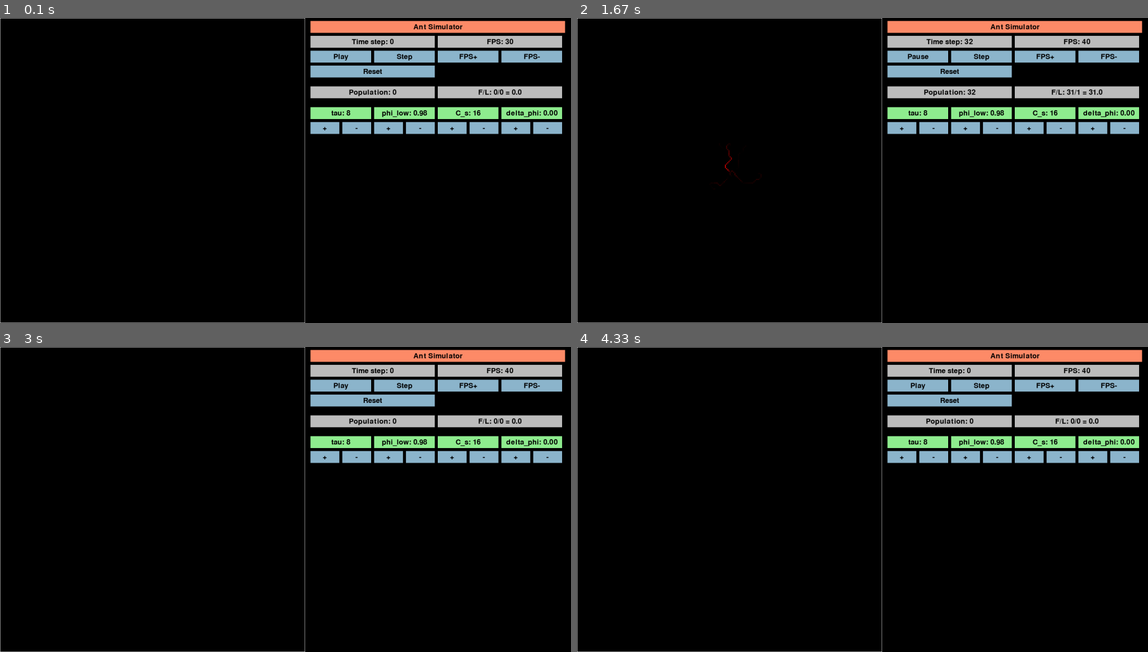
Above: before the commit, frames 1-4 (two rows, left to right).
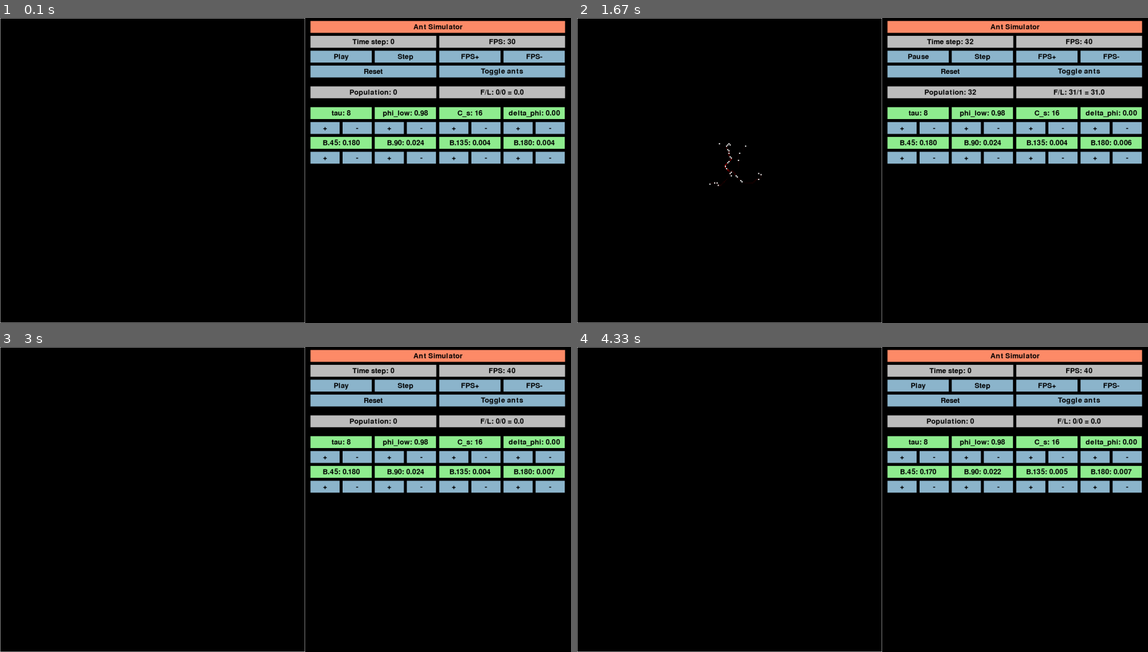
Above: after the commit, the same moments.

Repository: olincollege/scicomp-p1-ants-river
Game: pygame game, started from src/interface_pygame.py
Two runs of this game, one before a commit and one after it. Both use one fixed random seed, a clock stepped at 60 frames per second and the inputs below.
Inputs (mouse positions are in pixels of both pictures, inside the frame that each line leads up to):
- Up to frame 1 (0.1 s): no input
- Up to frame 2 (1.67 s): press the mouse at (1096, 158) at 0.37 s; move the mouse to (1039, 115) at 0.47 s; release the mouse at (988, 75) at 0.6 s; press the mouse at (919, 54) at 0.7 s; move the mouse to (793, 60) at 0.8 s; release the mouse at (674, 63) at 0.93 s; press the mouse at (1096, 158) at 1.03 s; move the mouse to (959, 170) at 1.13 s; release the mouse at (822, 182) at 1.27 s; press the mouse at (1045, 54) at 1.37 s; move the mouse to (1028, 54) at 1.47 s; release the mouse at (1010, 54) at 1.6 s
- Up to frame 3 (3 s): press the mouse at (451, 456) at 1.7 s; move the mouse to (468, 508) at 1.8 s; release the mouse at (485, 560) at 1.93 s; press the mouse at (371, 401) at 2.03 s; move the mouse to (359, 404) at 2.13 s; release the mouse at (348, 411) at 2.27 s; press the mouse at (519, 487) at 2.37 s; move the mouse to (314, 548) at 2.47 s; release the mouse at (114, 612) at 2.6 s; press the mouse at (485, 456) at 2.7 s; move the mouse to (376, 530) at 2.8 s; release the mouse at (262, 606) at 2.93 s
- Up to frame 4 (4.33 s): press the mouse at (999, 487) at 3.03 s; move the mouse to (970, 481) at 3.13 s; release the mouse at (942, 472) at 3.27 s; press the mouse at (931, 487) at 3.37 s; move the mouse to (902, 542) at 3.47 s; release the mouse at (868, 600) at 3.6 s; press the mouse at (1125, 456) at 3.7 s; move the mouse to (942, 426) at 3.8 s; release the mouse at (754, 392) at 3.93 s; press the mouse at (1028, 487) at 4.03 s; move the mouse to (1039, 490) at 4.13 s; release the mouse at (1045, 493) at 4.27 s

The runs differ from the first frame. In frame 1, 5.6% of the frame differs, in the area x 54-99%, y 5-48%; in frame 2, 5.7%, in the area x 23-99%, y 5-56%; in frame 3, 5.6%; in frame 4, 5.6%.

Commit message:
final(?) interface improvements

Diff:
--- a/main.py
+++ b/main.py
@@ -1,6 +1,4 @@
-def main():
-    print("Hello from scicomp-p1-ants!")
-
+from src.interface_pygame import main
 
 if __name__ == "__main__":
     main()
--- a/pyproject.toml
+++ b/pyproject.toml
@@ -1,7 +1,7 @@
 [project]
 name = "scicomp-p1-ants"
 version = "0.1.0"
-description = "Add your description here"
+description = "Ant simulation project for Scientific Computing SP26, seeking to replicate Watmough and Edelstein-Keshet, 1995."
 readme = "README.md"
 requires-python = ">=3.13"
 dependencies = [
--- a/src/interface_pygame.py
+++ b/src/interface_pygame.py
@@ -1,4 +1,4 @@
-import model
+import src.model as model
 
 import pygame
 from pygame._sdl2 import Window as sdlwindow
@@ -21,6 +21,9 @@
         screen.blit(text_surf, text_rect)
 
 class PygameButton(PygameLabel):
+    """
+    An extension of the label class that adds a callback/color change on click.
+    """
     def __init__(self, rect: pygame.Rect, text: str, callback: Callable, color_inactive = None, color_active = None, color_disabled = None, disabled = False, font = None):
         super().__init__(rect, text, color_inactive, font)
         self.callback = callback
@@ -30,7 +33,7 @@
         self.color = self.color_disabled if disabled else self.color_inactive
         self.disabled = disabled
 
-    def handle_event(self, event):
+    def handle_event(self, event: pygame.event.Event):
         if self.disabled:
             return
         if event.type == pygame.MOUSEBUTTONDOWN:
@@ -47,6 +50,47 @@
         else:
             self.color = self.color_inactive
 
+class ParamController():
+    """
+    Label, +, and - buttons for a single parameter.
+    """
+
+    def __init__(self, screen: pygame.Surface, world: model.AntWorld, x: float, y: float, param_name: str, setter: Callable, delta: float, initial_value: float, figs: int = 2):
+        self.screen = screen
+        self.param_name = param_name
+        self.setter = setter
+        self.delta = delta
+        self.value = initial_value
+        self.is_float = delta < 1
+        self.figs = figs
+
+        x_offset = screen.get_size()[1]//world.params.world_size * 256 + 20
+        x_end = screen.get_size()[0] - 10
+        x_width_4ths = (x_end - x_offset) / 4 - 10
+        x_width_8ths = (x_end - x_offset) / 8 - 10
+
+        label_string = f"{param_name}: {initial_value:.{self.figs}f}" if self.is_float else f"{param_name}: {int(initial_value)}"
+        self.label = PygameLabel(pygame.Rect(x, y, x_width_4ths, 40), label_string, color=pygame.Color('lightgreen'))
+        self.plus_button = PygameButton(pygame.Rect(x, y + 50, x_width_8ths, 40), "+", lambda: self.update_value(self.delta))
+        self.minus_button = PygameButton(pygame.Rect(x + (x_end - x_offset) / 8, y + 50, x_width_8ths, 40), "-", lambda: self.update_value(-self.delta))
+
+    def update_value(self, delta: float):
+        self.value = max(0, self.value + delta) # prevent negative values
+        self.setter(self.value)
+        if self.is_float:
+            self.label.text = f"{self.param_name}: {self.value:.{self.figs}f}"
+        else:
+            self.label.text = f"{self.param_name}: {int(self.value)}"
+
+    def draw(self):
+        self.label.draw(self.screen)
+        self.plus_button.draw(self.screen)
+        self.minus_button.draw(self.screen)
+
+    def handle_event(self, event: pygame.event.Event):
+        self.plus_button.handle_event(event)
+        self.minus_button.handle_event(event)
+
 class WorldControls:
     """
     Helper class to render the controls for the ant world.
@@ -57,29 +101,34 @@
         self.world = world
         self.buttons = []
         self.labels = []
+        self.param_controllers = []
         self.is_paused = True
         self.fps = 30
+        self.show_ants = True
 
         self.layout_gui()
 
     def layout_gui(self):
         self.labels = []
         self.buttons = []
+        self.param_controllers = []
+
         # the GUI layout gets a bit messy here
         # x_offset is the starting x value of the controls, to the right of the world visualization
         # x_end is the ending x value of the controls
         # there's a default padding of 20 pixels between controls
         # xs_4ths and x_width_4ths, etc. are helpers for 4/8 controls in a row
         x_offset = self.screen.get_size()[1]//self.world.params.world_size *256 + 20
-        x_end = self.screen.get_size()[0] - 20
+        x_end = self.screen.get_size()[0] - 10
+
+
         xs_4ths = [(x_end - x_offset) * i / 4 + x_offset for i in range(5)]
         x_width_4ths = (x_end - x_offset) / 4 - 10
         xs_8ths = [(x_end - x_offset) * i / 8 + x_offset for i in range(9)]
         x_width_8ths = (x_end - x_offset) / 8 - 10
 
-
         # Title
-        self.labels.append(PygameLabel(pygame.Rect(x_offset, 10, x_end - x_offset, 40), "Ant Simulator", color=pygame.Color('salmon1')))
+        self.labels.append(PygameLabel(pygame.Rect(x_offset, 10, x_end - x_offset - 10, 40), "Ant Simulator", color=pygame.Color('salmon1')))
 
         # World status
         self.ts_label = PygameLabel(pygame.Rect(x_offset, 60, (x_end - x_offset) / 2 - 10, 40), f"Time step: {self.world.timestep}", color=pygame.Color('gray'))
@@ -98,6 +147,8 @@
         self.buttons.append(self.fps_down_button)
         self.reset_button = PygameButton(pygame.Rect(x_offset, 160, (x_end - x_offset) / 2 - 10, 40), "Reset", self.reset_world)
         self.buttons.append(self.reset_button)
+        self.toggle_ants_button = PygameButton(pygame.Rect(xs_4ths[2], 160, (x_end - x_offset) / 2 - 10, 40), f"Toggle ants", lambda: setattr(self, 'show_ants', not self.show_ants))
+        self.buttons.append(self.toggle_ants_button)
 
         # metrics: Population, F/L
         metrics_y = 230
@@ -110,48 +161,31 @@
         self.labels.append(self.fl_label)
 
         # Parameter values and controls. tau, phi_low, C_s, delta_phi, and turning kernel.
+        # There's an argument for making this less repetitve but :shrug:
         param_y = 300
-        self.tau_label = PygameLabel(pygame.Rect(x_offset, param_y, x_width_4ths, 40), f"tau: {self.world.params.tau}", color=pygame.Color('lightgreen'))
-        self.labels.append(self.tau_label)
-        self.tau_plus_button = PygameButton(pygame.Rect(x_offset, param_y + 50, x_width_8ths, 40), "+", lambda: self.update_param('tau', 1))
-        self.buttons.append(self.tau_plus_button)
-        self.tau_minus_button = PygameButton(pygame.Rect(xs_8ths[1], param_y + 50, x_width_8ths, 40), "-", lambda: self.update_param('tau', -1))
-        self.buttons.append(self.tau_minus_button)
-        self.phi_low_label = PygameLabel(pygame.Rect(xs_8ths[2], param_y, x_width_4ths, 40), f"phi_low: {self.world.params.phi_low:.2f}", color=pygame.Color('lightgreen'))
-        self.labels.append(self.phi_low_label)
-        self.phi_low_plus_button = PygameButton(pygame.Rect(xs_8ths[2], param_y + 50, x_width_8ths, 40), "+", lambda: self.update_param('phi_low', 0.01))
-        self.buttons.append(self.phi_low_plus_button)
-        self.phi_low_minus_button = PygameButton(pygame.Rect(xs_8ths[3], param_y + 50, x_width_8ths, 40), "-", lambda: self.update_param('phi_low', -0.01))
-        self.buttons.append(self.phi_low_minus_button)
-        self.cs_label = PygameLabel(pygame.Rect(xs_8ths[4], param_y, x_width_4ths, 40), f"C_s: {self.world.params.C_s}", color=pygame.Color('lightgreen'))
-        self.labels.append(self.cs_label)
-        self.cs_plus_button = PygameButton(pygame.Rect(xs_8ths[4], param_y + 50, x_width_8ths, 40), "+", lambda: self.update_param('C_s', 1))
-        self.buttons.append(self.cs_plus_button)
-        self.cs_minus_button = PygameButton(pygame.Rect(xs_8ths[5], param_y + 50, x_width_8ths, 40), "-", lambda: self.update_param('C_s', -1))
-        self.buttons.append(self.cs_minus_button)
-        self.dphi_label = PygameLabel(pygame.Rect(xs_8ths[6], param_y, x_width_4ths, 40), f"delta_phi: {self.world.params.delta_phi:.2f}", color=pygame.Color('lightgreen'))
-        self.labels.append(self.dphi_label)
-        self.dphi_plus_button = PygameButton(pygame.Rect(xs_8ths[6], param_y + 50, x_width_8ths, 40), "+", lambda: self.update_param('delta_phi', 0.01))
-        self.buttons.append(self.dphi_plus_button)
-        self.dphi_minus_button = PygameButton(pygame.Rect(xs_8ths[7], param_y + 50, x_width_8ths, 40), "-", lambda: self.update_param('delta_phi', -0.01))
-        self.buttons.append(self.dphi_minus_button)
-
-    def update_param(self, param_name: str, delta: float):
-        labels = {
-            'tau': self.tau_label,
-            'phi_low': self.phi_low_label,
-            'C_s': self.cs_label,
-            'delta_phi': self.dphi_label
-        }
-        if hasattr(self.world.params, param_name):
-            current_value = getattr(self.world.params, param_name)
-            new_value = max(0, current_value + delta) # prevent negative values
-            setattr(self.world.params, param_name, new_value)
-            if param_name == 'delta_phi' or param_name == 'phi_low':
-                # ugly special case but what're you gonna do
-                labels[param_name].text = f"{param_name}: {new_value:.2f}"
-            else:
-                labels[param_name].text = f"{param_name}: {new_value}"
+        self.tau_pc = ParamController(self.screen, self.world, xs_8ths[0], param_y, 'tau', lambda val: setattr(self.world.params, 'tau', val), 1, self.world.params.tau)
+        self.param_controllers.append(self.tau_pc)
+        self.phi_low_pc = ParamController(self.screen, self.world, xs_8ths[2], param_y, 'phi_low', lambda val: setattr(self.world.params, 'phi_low', val), 0.01, self.world.params.phi_low)
+        self.param_controllers.append(self.phi_low_pc)
+        self.cs_pc = ParamController(self.screen, self.world, xs_8ths[4], param_y, 'C_s', lambda val: setattr(self.world.params, 'C_s', val), 1, self.world.params.C_s)
+        self.param_controllers.append(self.cs_pc)
+        self.dphi_pc = ParamController(self.screen, self.world, xs_8ths[6], param_y, 'delta_phi', lambda val: setattr(self.world.params, 'delta_phi', val), 0.01, self.world.params.delta_phi)
+        self.param_controllers.append(self.dphi_pc)
+
+        # Turning kernel controls
+        tk_param_y = param_y + 100
+        self.tk_45_pc = ParamController(self.screen, self.world, xs_8ths[0], tk_param_y, 'B.45', lambda val: self.set_B(45, val), 0.01, self.world.params.B[45], figs=3)
+        self.param_controllers.append(self.tk_45_pc)
+        self.tk_90_pc = ParamController(self.screen, self.world, xs_8ths[2], tk_param_y, 'B.90', lambda val: self.set_B(90, val), 0.001, self.world.params.B[90], figs=3)
+        self.param_controllers.append(self.tk_90_pc)
+        self.tk_135_pc = ParamController(self.screen, self.world, xs_8ths[4], tk_param_y, 'B.135', lambda val: self.set_B(135, val), 0.001, self.world.params.B[135], figs=3)
+        self.param_controllers.append(self.tk_135_pc)
+        self.tk_180_pc = ParamController(self.screen, self.world, xs_8ths[6], tk_param_y, 'B.180', lambda val: self.set_B(180, val), 0.001, self.world.params.B[180], figs=3)
+        self.param_controllers.append(self.tk_180_pc)
+
+    def set_B(self, angle: int, value: float):
+        self.world.params.B[angle] = value
+        self.world.params.B[-angle] = value
 
     def reset_world(self):
         self.world.reset()
@@ -185,7 +219,7 @@
             self.world.step()
 
     def draw(self):
-        # update labels
+        # update metric labels
         self.ts_label.text = f"Time step: {self.world.timestep}"
         self.pop_label.text = f"Population: {len(self.world.ants)}"
         ants_following = sum([ant.status == model.AntStatus.FOLLOWING for ant in self.world.ants])
@@ -198,10 +232,14 @@
             button.draw(self.screen)
         for label in self.labels:
             label.draw(self.screen)
-
-    def handle_event(self, event):
+        for pc in self.param_controllers:
+            pc.draw()
+
+    def handle_event(self, event: pygame.event.Event):
         for button in self.buttons:
             button.handle_event(event)
+        for pc in self.param_controllers:
+            pc.handle_event(event)
 
 
 class WorldRenderer:
@@ -219,8 +257,15 @@
             intensity = min(255, node.pheromone_level * 2)
             self.heatmap_surface.set_at((x, y), (intensity, 0, 0))
 
-    def draw(self):
+    def ants_to_pixels(self) -> None:
+        for ant in self.world.ants:
+            x, y = ant.current_node.position
+            self.heatmap_surface.set_at((x, y), (255, 255, 255))
+
+    def draw(self, show_ants = True):
         self.lattice_to_pixels()
+        if show_ants:
+            self.ants_to_pixels()
         pygame.draw.rect(self.screen, (255, 255, 255), (0, 0, self.world.params.world_size * self.scaling_factor + 2, self.world.params.world_size * self.scaling_factor + 2))
         self.screen.blit(pygame.transform.scale_by(self.heatmap_surface, self.scaling_factor), (1, 1))
 
@@ -230,7 +275,8 @@
 
 def main():
     pygame.init()
-    screen = pygame.display.set_mode((1920, 1024+2), pygame.RESIZABLE) # TODO: make screen-size agnostic
+    screen = pygame.display.set_mode((1920, 1024+2), pygame.RESIZABLE)
+    pygame.display.set_caption("Ant Simulator")
     sdlwindow.from_display_module().maximize()
     clock = pygame.time.Clock()
     running = True
@@ -238,9 +284,9 @@
     world = model.AntWorld(params)
     controls = WorldControls(screen, world)
     renderer = WorldRenderer(screen, world)
-
     while running:
-        for event in pygame.event.get():
+        events = pygame.event.get()
+        for event in events:
             if event.type == pygame.QUIT:
                 running = False
             elif event.type == pygame.VIDEORESIZE:
@@ -251,13 +297,11 @@
                 controls.layout_gui()
             else:
                 controls.handle_event(event)
-
         if not controls.is_paused:
             world.step()
             if world.timestep % 10 == 0:
                 print(f"Time step: {world.timestep}")
-
-        renderer.draw()
+        renderer.draw(show_ants=controls.show_ants)
         controls.draw()
         pygame.display.flip()
 
--- a/src/model.py
+++ b/src/model.py
@@ -407,29 +407,12 @@
         """
         # again, this won't generalize well to non-square lattices
         # pick a random direction to go, weighted by the turning kernel
-        # FIXME: use random.choice weighted instead of all this
         assert len(neighbors) == 8, "Lost algorithm expects all directions to be available."
 
         # grab the weights for each direction from the turning kernel, using the relative angle from our current velocity
         weights = [params.B[self.velocity.relative(dir)] for dir in neighbors.keys()]
         # get a weighted random choice from the directions
         return random.choices(population=list(neighbors.keys()), weights=weights)[0]
-        # direction_ladder: dict[LatticeDir, float] = {}
-        # total_weight = 0.0
-        # for increment, weight in params.B.items():
-        #     dir_angle = (self.velocity.value + increment) % 360
-        #     for direction in LatticeDir:
-        #         if direction.value == dir_angle:
-        #             total_weight += weight
-        #             direction_ladder[direction] = total_weight
-        #             break
-        # # pick a random number and use it to select a direction
-        # rand_val = random.random()
-        # for direction, cumulative_weight in direction_ladder.items():
-        #     if rand_val <= cumulative_weight:
-        #         return direction
-        # # this should be unreachable
-        # raise RuntimeError("Failed to pick a direction in pick_lost.")
 
 class AntWorld:
     """
Not shown, changed: README.md
Binary file added: docs-pics/full-iface.png
